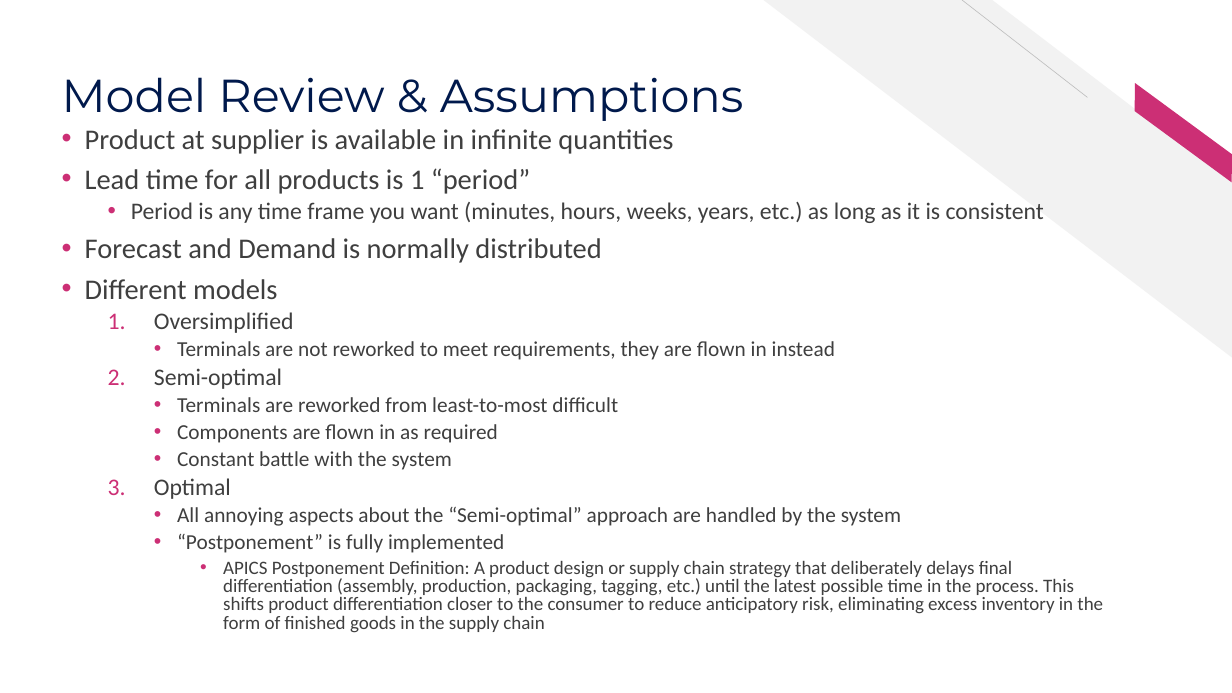
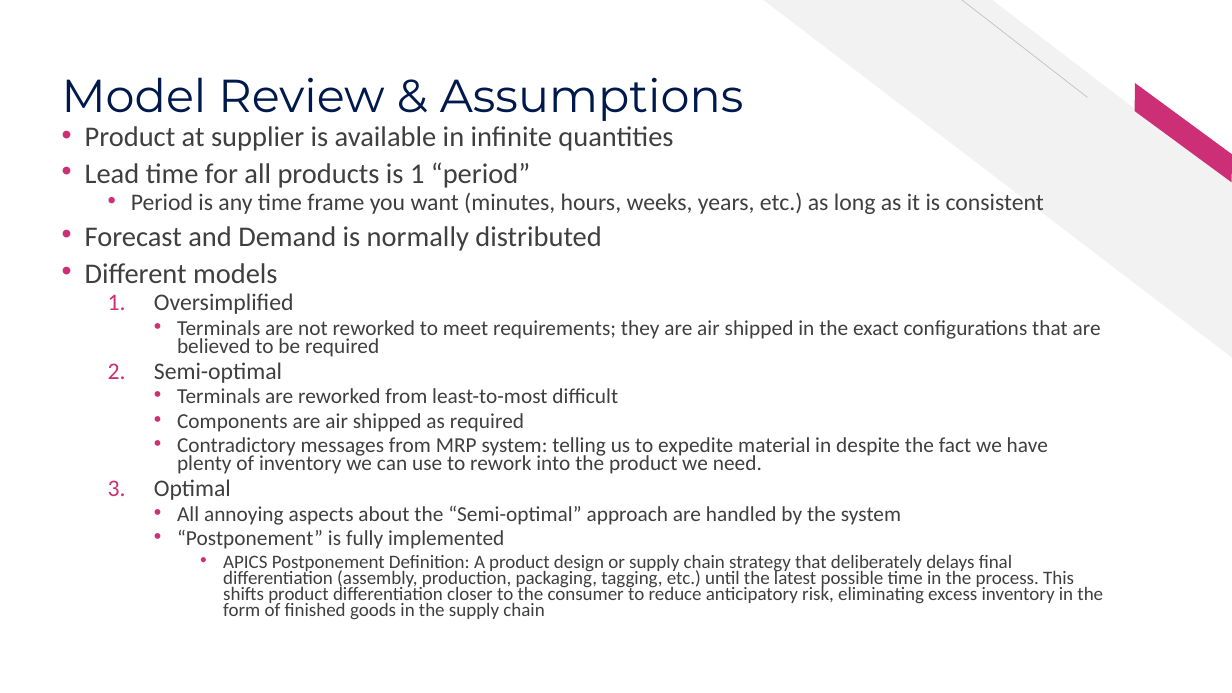
Before and after one commit to kschubert417/Inventory-Project, a slide deck: slide 4 of Presentation.pptx. Drawn at 1232x693 pixels with LibreOffice and Linux fonts; fonts in the diff are those of the drawing; background and template pictures are left out. Boxes give left, top, right and bottom in pixels: in the first picture for what was removed or moved away, otherwise in the second. Text is boxed around its words. In the diff, an @@ line names an element or a change of style, - is before the commit and + after.

Commit message:
Involving Excel
Started talking about using excel to contain some data

```diff
--- a/Presentation.pptx
+++ b/Presentation.pptx
@@ text at bbox=[85, 126, 1103, 620]: line spacing 0.8 to 0.7 @@
@@ text at bbox=[177, 320, 1101, 357]: text changed @@
-    • Terminals are not reworked to meet requirements, they are flown in instead
+    • Terminals are not reworked to meet requirements; they are air shipped in the exact configurations that are believed to be required
@@ text at bbox=[177, 413, 1048, 474]: text changed @@
-    • Components are flown in as required
-    • Constant battle with the system
+    • Components are air shipped as required
+    • Contradictory messages from MRP system: telling us to expedite material in despite the fact we have plenty of inventory we can use to rework into the product we need.
```
Also in this commit, not shown: 1 other slide changed, 3 other files.
